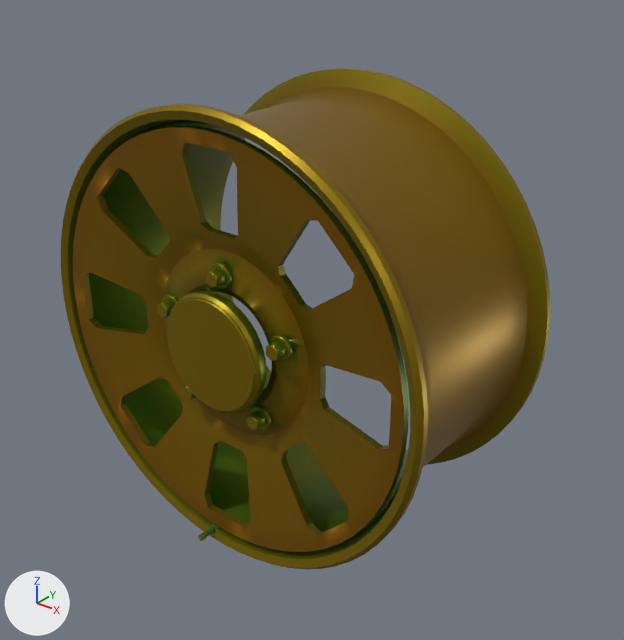
The glTF model model/parts/rim_FL_window.glb, before and after one commit.
One viewpoint serves both versions: a 50 mm lens placed at (-1.111, -1.456, 0.782), pointed at (-1.62, -0.819, 0.388). Lighting does not change. The marker at lower left points along +X, +Y and +Z. The picture after the commit comes second. Where no turn or scale is listed for an object, it has been applied to the vertices. Vertices at exactly the same position are counted once.

Objects in the first picture: 'black', 'rim'.
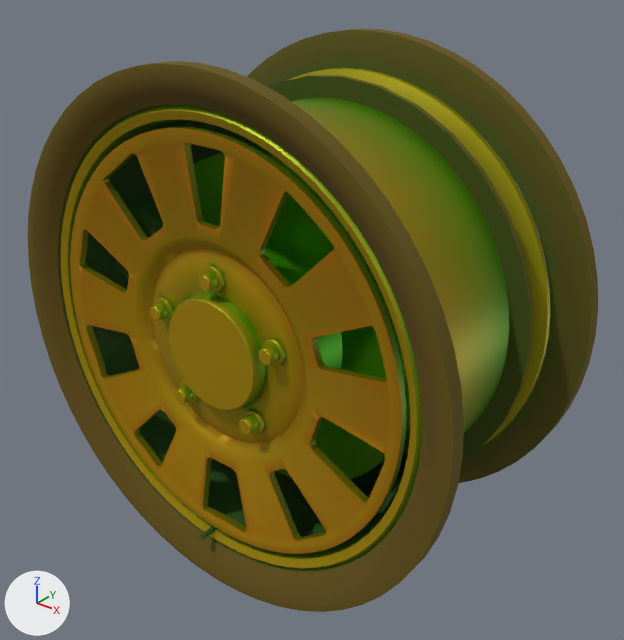
Changed parts and their boxes (x1, y1, x2, y2) in the pictures (624 x 640 px; the box of a moved part takes in the faces that stretch with it):
'rim', surface changed, reshaped
    both: (61, 68, 550, 569)
'tyre', added
    after: (28, 29, 598, 612)
'black', reshaped
    before: (198, 524, 220, 541)
    after: (85, 75, 533, 541)
'brake', added
    after: (194, 145, 410, 480)
part 1 of me_rim, moved or reshaped
    before: (211, 262, 232, 289)
    after: (203, 266, 225, 292)
part 2 of me_rim, moved or reshaped
    before: (206, 268, 226, 288)
    after: (198, 271, 218, 291)
part 3 of me_rim, moved or reshaped
    before: (162, 294, 178, 305)
    after: (155, 297, 174, 322)
part 4 of me_rim, moved or reshaped
    before: (157, 300, 174, 318)
    after: (150, 303, 168, 321)
part 5 of me_rim, moved or reshaped (not visible before)
    after: (180, 381, 199, 404)
part 6 of me_rim, moved or reshaped
    before: (182, 385, 196, 400)
    after: (175, 386, 193, 404)
part 7 of me_rim, moved or reshaped
    before: (250, 405, 272, 430)
    after: (243, 409, 265, 434)
part 8 of me_rim, moved or reshaped
    before: (246, 411, 265, 430)
    after: (239, 415, 258, 435)
part 9 of me_rim, moved or reshaped
    before: (270, 335, 293, 361)
    after: (263, 339, 286, 365)
part 10 of me_rim, moved or reshaped
    before: (266, 341, 286, 361)
    after: (259, 345, 279, 365)
part 11 of me_rim, rebuilt
    before: (73, 126, 409, 552)
    after: (70, 127, 406, 554)
part 12 of me_rim, rebuilt
    before: (167, 291, 267, 414)
    after: (169, 294, 265, 410)
part 13 of me_rim, rebuilt
    before: (167, 298, 255, 412)
    after: (169, 300, 254, 410)
part 14 of me_rim, deleted
    before: (88, 120, 408, 543)
part 15 of me_rim, recoloured
    both: (61, 68, 550, 569)
part 16 of me_black, added
    after: (238, 75, 533, 460)
part 17 of me_black, added (mostly hidden)
    after: (85, 120, 408, 541)
part 18 of me_black, added
    after: (115, 194, 163, 279)
part 19 of me_black, recoloured
    before: (200, 524, 220, 540)
    after: (200, 525, 218, 540)

The change, as a list of edits to the scene's bpy script:
```text
Change mat_rim:
    where n0 = _N.new('ShaderNodeBsdfPrincipled'); n0.name = 'Principled BSDF'
    remove n0.inputs[2].default_value = 0.4  # 'Roughness'
    where n2 = _N.new('ShaderNodeMix'); n2.name = 'Mix'
    n2.inputs[7].default_value: (0.271, 0.29, 0.31, 1.0) -> (0.541, 0.561, 0.58, 1.0)  # 'B', grey #8e9397 -> 'B', light grey #c2c5c8
Add mat_brake:
    mat_brake = bpy.data.materials.new('brake')
    # nodes: BsdfPrincipled, Mix, OutputMaterial, VertexColor
    # colours: light grey #ccd1d4, mixed with the vertex colours
Add mat_tyre:
    mat_tyre = bpy.data.materials.new('tyre')
    # nodes: BsdfPrincipled, Mix, OutputMaterial, VertexColor
    # colours: dark grey #63676c, mixed with the vertex colours
Change me_rim:
    remove me_rim.from_pydata(...)  # 3586 vertices, 7084 faces; spans x -0.231..0.231, y -0.13..0.113, z -0.231..0.231
    add me_rim.from_pydata(...)  # 3492 vertices, 6806 faces; spans x -0.231..0.231, y -0.132..0.113, z -0.231..0.231
    me_rim part 1: the loose piece of 64 vertices spanning x -0.012..0.012, y -0.111..-0.107, z 0.063..0.087 is moved by (0.0, -0.01, 0.0)
    me_rim part 2: the loose piece of 36 vertices spanning x -0.007..0.007, y -0.122..-0.108, z 0.067..0.083 is moved by (0.0, -0.01, 0.0)
    me_rim part 3: the loose piece of 64 vertices spanning x -0.084..-0.059, y -0.111..-0.107, z 0.011..0.036 is moved by (0.0, -0.01, 0.0)
    me_rim part 4: the loose piece of 36 vertices spanning x -0.079..-0.064, y -0.122..-0.108, z 0.015..0.031 is moved by (0.0, -0.01, 0.0)
    me_rim part 5: the loose piece of 64 vertices spanning x -0.056..-0.032, y -0.111..-0.107, z -0.073..-0.048 is moved by (0.0, -0.01, 0.0)
    me_rim part 6: the loose piece of 36 vertices spanning x -0.051..-0.037, y -0.122..-0.108, z -0.069..-0.053 is moved by (0.0, -0.01, 0.0)
    me_rim part 7: the loose piece of 64 vertices spanning x 0.032..0.056, y -0.111..-0.107, z -0.073..-0.048 is moved by (0.0, -0.01, 0.0)
    me_rim part 8: the loose piece of 36 vertices spanning x 0.037..0.051, y -0.122..-0.108, z -0.069..-0.053 is moved by (0.0, -0.01, 0.0)
    me_rim part 9: the loose piece of 64 vertices spanning x 0.059..0.084, y -0.111..-0.107, z 0.011..0.036 is moved by (0.0, -0.01, 0.0)
    me_rim part 10: the loose piece of 36 vertices spanning x 0.064..0.079, y -0.122..-0.108, z 0.015..0.031 is moved by (0.0, -0.01, 0.0)
    me_rim part 11: the loose piece of 1390 vertices spanning x -0.212..0.212, y -0.122..-0.092, z -0.212..0.212 is rebuilt with 1744 vertices and now spans x -0.212..0.212, y -0.125..-0.104, z -0.212..0.212
    me_rim part 12: the loose piece of 288 vertices spanning x -0.061..0.061, y -0.129..-0.115, z -0.061..0.061 is rebuilt with 160 vertices and now spans x -0.057..0.057, y -0.129..-0.112, z -0.057..0.057
    me_rim part 13: the loose piece of 192 vertices spanning x -0.057..0.057, y -0.13..-0.123, z -0.057..0.057 is rebuilt with 128 vertices and now spans x -0.056..0.056, y -0.129..-0.124, z -0.056..0.056
    me_rim part 14: 256 vertices removed from x -0.213..0.213, y -0.106..0.106, z -0.213..0.213
    me_rim part 15: 1784 kept faces spanning x -0.231..0.231, y -0.126..0.113, z -0.231..0.231 get new vertex colours
Change me_black:
    remove me_black.from_pydata(...)  # 72 vertices, 132 faces; spans x -0.0225..-0.0125, y -0.141..-0.1111, z -0.2233..-0.2133
    add me_black.from_pydata(...)  # 592 vertices, 1032 faces; spans x -0.229..0.229, y -0.141..0.108, z -0.229..0.229
    me_black part 16: a new loose piece, a 32-sided cylinder along y spanning x -0.229..0.229, y 0.0702..0.0765, z -0.229..0.229, in mat_black
    me_black part 17: a new loose piece of 384 vertices spanning x -0.2159..0.2159, y -0.108..0.108, z -0.2159..0.2159, in mat_black
    me_black part 18: a new loose piece of 24 vertices spanning x -0.1853..-0.1047, y -0.0912..-0.0283, z 0.0096..0.1104, in mat_black
    me_black part 19: 63 kept faces spanning x -0.0225..-0.0125, y -0.141..-0.1111, z -0.2233..-0.2133 get new vertex colours
    other edits to the shape of me_black do not show in these pictures
Add ob_brake:
    ob_brake = bpy.data.objects.new('brake', me_brake)  # 752 vertices, 1416 faces; spans x -0.177..0.177, y -0.124..-0.023, z -0.177..0.177
    ob_brake.location = (-1.635, -0.825, 0.396)
Add ob_tyre:
    ob_tyre = bpy.data.objects.new('tyre', me_tyre)  # 896 vertices, 1792 faces; spans x -0.267..0.267, y -0.139..0.139, z -0.267..0.267
    ob_tyre.location = (-1.635, -0.825, 0.396)
```
